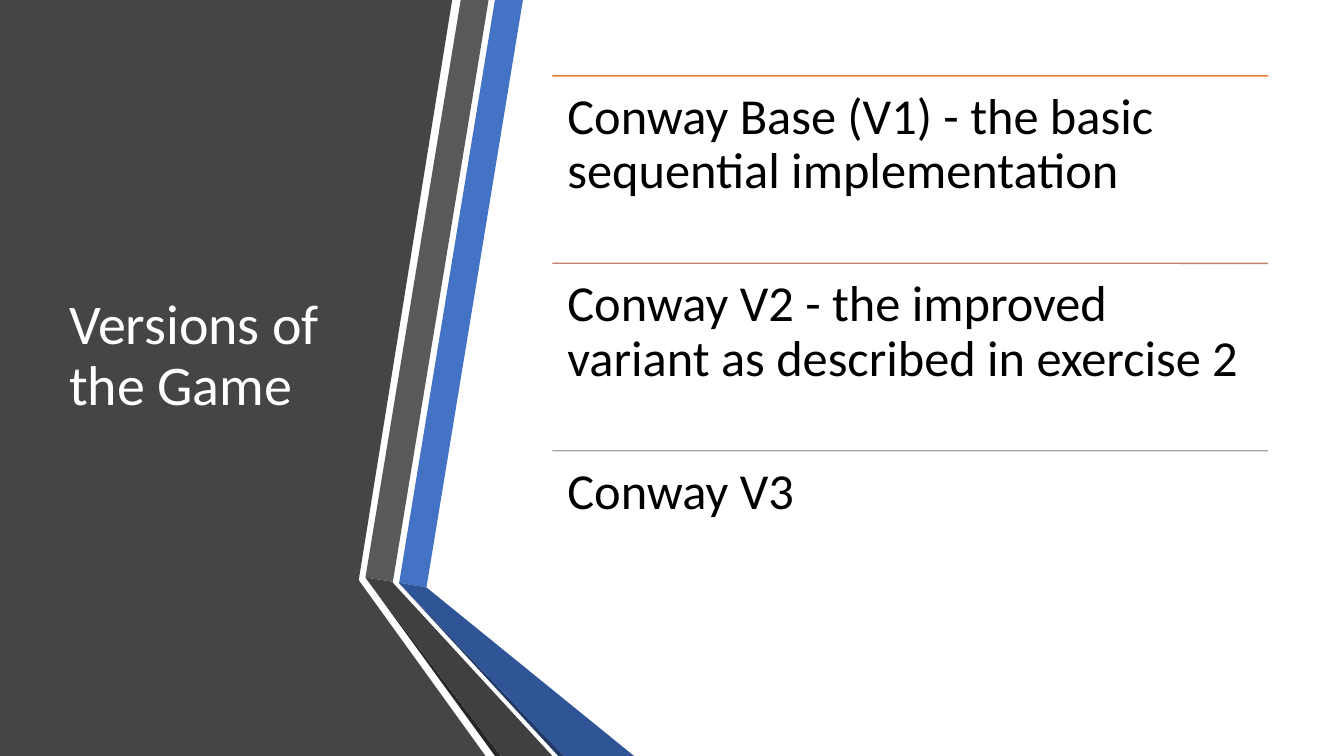
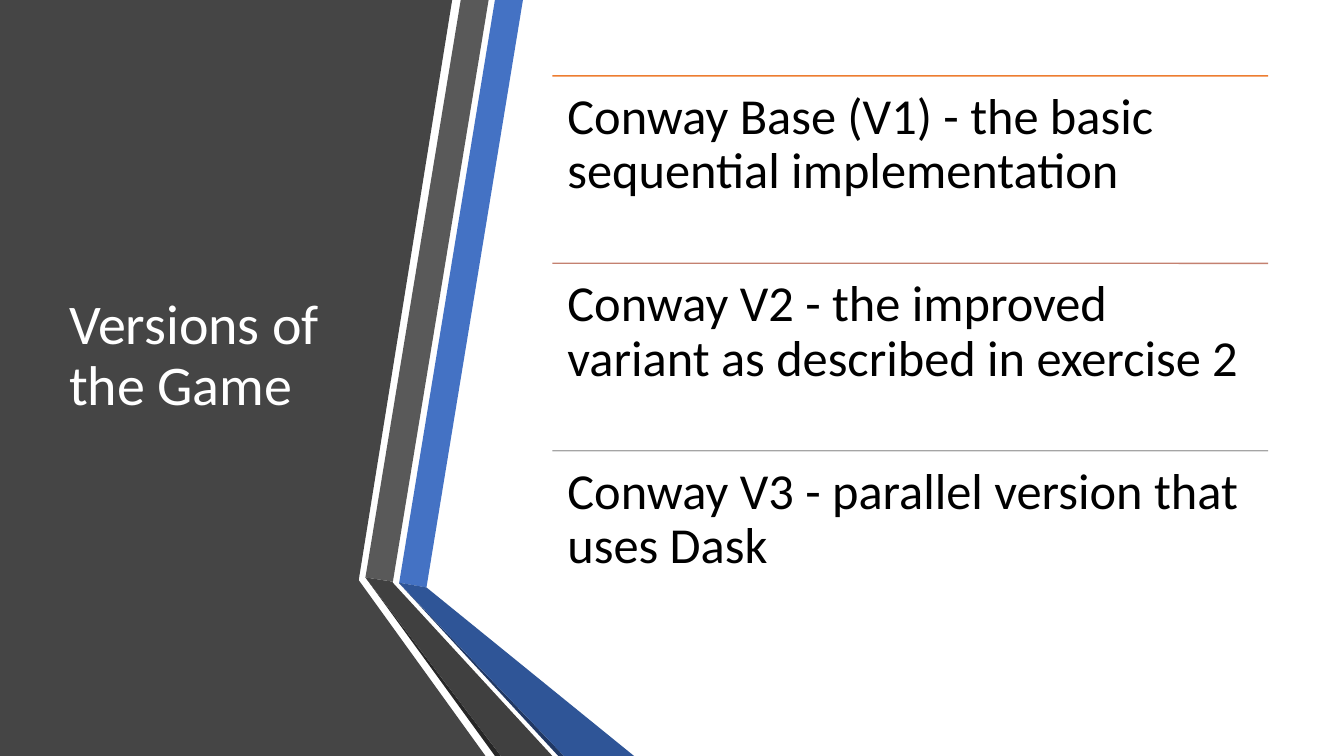
Before and after one commit to evarga/parallel-computing-lectures, a slide deck: slide 5 of lecture-6/presentation-6.pptx. Drawn at 1344x756 pixels with LibreOffice and Linux fonts; fonts in the diff are those of the drawing. Boxes give left, top, right and bottom in pixels: in the first picture for what was removed or moved away, otherwise in the second. Text is boxed around its words. In the diff, an @@ line names an element or a change of style, - is before the commit and + after.

```diff
--- a/lecture-6/presentation-6.pptx
+++ b/lecture-6/presentation-6.pptx
@@ text at [567,474,1238,564]: text changed @@
-Conway V3
+Conway V3 - parallel version that uses Dask
```
Also in this commit, not shown: 2 other slides changed, 5 slides added, 11 other files.
